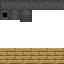
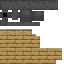
Comparing the layer stacks of the two 64×64 images. Changes:
added layer "Слой 4 копия 2" above "Слой 4 копия" over (x1=0, y1=20, x2=8, y2=26)
painted on "Слой 4 копия" over (x1=10, y1=10, x2=20, y2=20)
painted on "Слой 4" over (x1=0, y1=10, x2=10, y2=20)
removed layer "oak_planks копия 3" over (x1=56, y1=48, x2=64, y2=64)
added layer "oak_planks копия 7" above "anvil копия 4" over (x1=0, y1=29, x2=62, y2=64)
added layer "anvil копия 4" above "anvil копия 2" over (x1=32, y1=11, x2=44, y2=21)
painted on "Слой 1" over (x1=8, y1=0, x2=64, y2=26)
